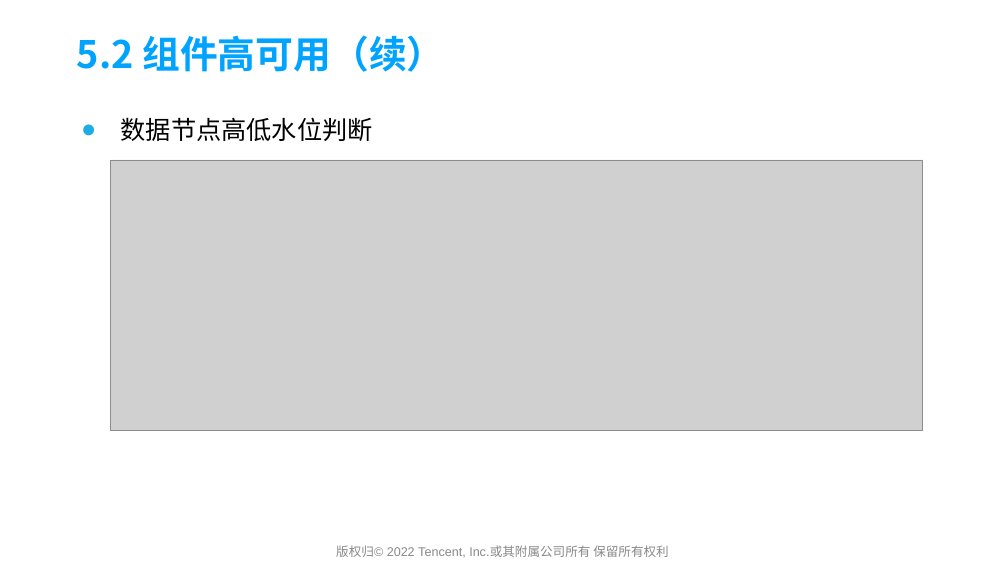
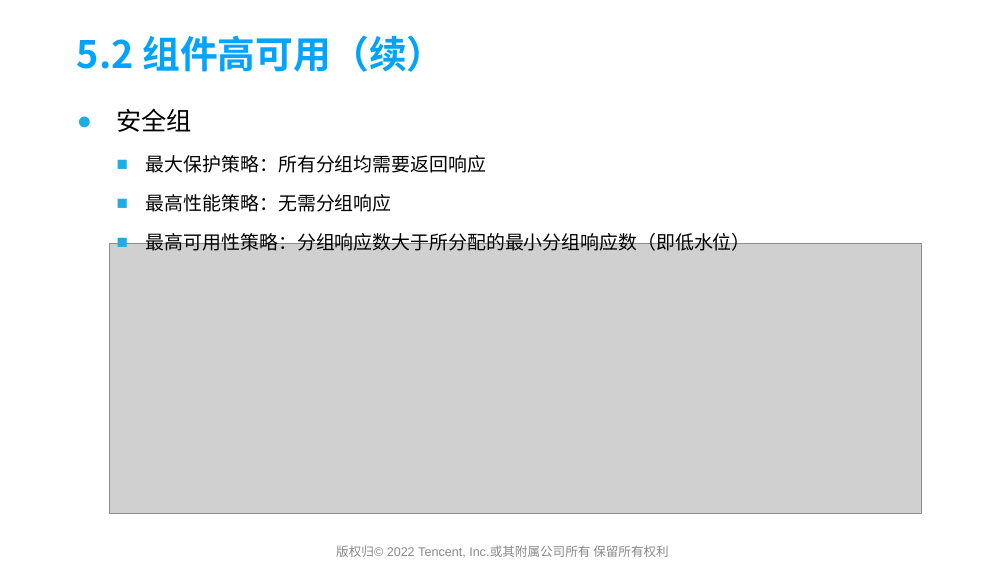
Before and after one commit to yedushusheng/mysql-learning, a slide deck: slide 45 of 28. OLTP/GoldenDB产品简介及架构解析.pptx (slide 44 before the commit). Drawn at 1008x567 pixels with LibreOffice and Linux fonts; fonts in the diff are those of the drawing; grey boxes stand for pictures; background and template pictures are left out. Boxes give left, top, right and bottom in pixels: in the first picture for what was removed or moved away, otherwise in the second. Text is boxed around its words. In the diff, an @@ line names an element or a change of style, - is before the commit and + after.

```diff
--- a/28. OLTP/GoldenDB产品简介及架构解析.pptx
+++ b/28. OLTP/GoldenDB产品简介及架构解析.pptx
@@ text added at (117, 108, 751, 251), 18 pt, text #000000 @@
+● 安全组
+  ■ 最大保护策略：所有分组均需要返回响应
+  ■ 最高性能策略：无需分组响应
+  ■ 最高可用性策略：分组响应数大于所分配的最小分组响应数（即低水位）
@@ text removed at (121, 117, 373, 141) @@
-● 数据节点高低水位判断
@@ picture: place and size @@
-picture at (111, 160, 923, 431)
+picture at (110, 243, 922, 514)
```
Also in this commit, not shown: 6 other slides changed, 1 slide added.
